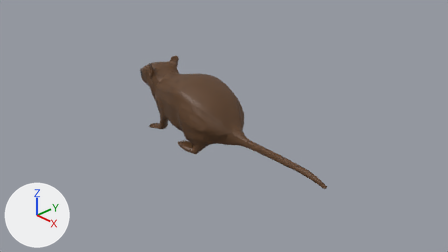
An edit to the Blender file rat/RAT.blend, drawn before and after from the same camera.
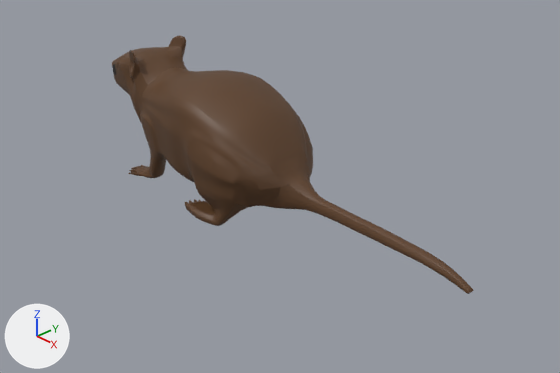
There are two pictures of each version: one from the file's camera 'Camera', one close up on the part from 18% to 83% of the width and 15% to 91% of the height. Arrows for +X, +Y and +Z are at lower left; the lights stay in place.

Script lines for the objects in view, before the commit:
```python
me_cube_001 = bpy.data.meshes.new('Cube.001')
me_cube_001.from_pydata(...)  # 938 vertices, 893 faces; spans x -0.33..3.76, y -0.69..0.0, z -2.47..0.24
me_cube_001.polygons.foreach_set('use_smooth', [True] * 893)
# faces by material slot: [889, 4]
me_cube_001.materials.append(mat_material_001)  # brown #5d3f25
me_cube_001.materials.append(mat_material_002)  # black #000000
ob_rat = bpy.data.objects.new('RAT', me_cube_001)
ob_rat.location = (-2.054, 0.0, 0.371)
ob_rat.rotation_euler = (0.0, -0.428, 0.0)  # degrees (0, -25, 0)
ob_rat.scale = (1.0, 0.874, 1.0)
_m = ob_rat.modifiers.new('Mirror', 'MIRROR')
_m.use_axis = (False, True, False)
_m.use_clip = True
_m = ob_rat.modifiers.new('Subdivision', 'SUBSURF')
_m.render_levels = 1
```
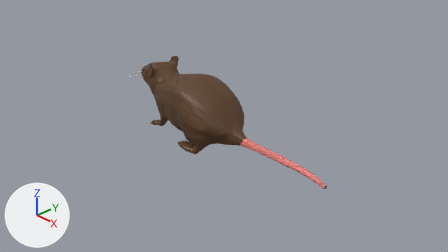
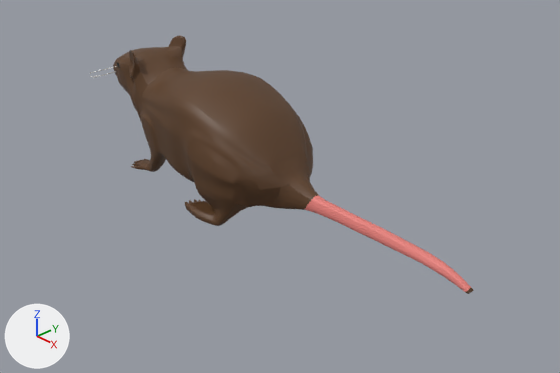
Scene script edits in JSON lines:
```json
{"op": "add", "block": "mat_material_003", "code": ["mat_material_003 = principled_material('Material.003')", "mat_material_003.base_color = (0.0, 0.0, 0.0)  # black #000000"]}
{"op": "add", "block": "mat_material_004", "code": ["mat_material_004 = principled_material('Material.004')", "mat_material_004.base_color = (0.8, 0.219, 0.198)  # pink #e7817b"]}
{"block": "me_cube_001", "where": "# used by ob_rat; location = (-2.054, 0.0, 0.371); rotation_euler = (0.0, -0.428, 0.0), in degrees (0, -25, 0); scale = (1.0, 0.874, 1.0)"}
{"op": "remove", "block": "me_cube_001", "code": "me_cube_001.from_pydata(...)  # 938 vertices, 893 faces; spans x -0.33..3.76, y -0.69..0.0, z -2.47..0.24"}
{"op": "remove", "block": "me_cube_001", "code": "me_cube_001.materials.append(mat_material_002)  # black #000000"}
{"op": "add", "block": "me_cube_001", "code": "me_cube_001.from_pydata(...)  # 951 vertices, 904 faces; spans x -0.33..3.76, y -0.69..0.0, z -2.47..0.24"}
{"block": "me_cube_001", "change": "me_cube_001 part 1"}
{"block": "me_cube_001", "change": "19 vertices are removed from x -0.29..0.0, y -0.28..0.0, z -1.07..0.14"}
{"block": "me_cube_001", "change": "58 faces are deleted"}
{"block": "me_cube_001", "change": "48 vertices in x -0.29..0.05, y -0.42..-0.17, z -1.11..-0.96 move by (0.08, 0.01, 0.06)"}
{"block": "me_cube_001", "change": "20 vertices in x -0.29..0.01, y -0.41..-0.17, z -1.03..-0.97 move by (0.08, 0.0, 0.06)"}
{"block": "me_cube_001", "change": "16 vertices in x -0.26..0.06, y -0.41..-0.17, z -1.1..-0.97 move by (0.07, 0.01, 0.06)"}
{"block": "me_cube_001", "change": "6 vertices in x -0.22..0.05, y -0.35..-0.17, z -1.08..-0.97 move by (0.07, 0.0, 0.06)"}
{"block": "me_cube_001", "change": "4 vertices in x -0.16..-0.08, y -0.2..-0.14, z -0.05..0.17 move by (0.0, 0.01, 0.0)"}
{"block": "me_cube_001", "change": "4 vertices in x 0.06..0.25, y -0.4..-0.17, z -1.07..-0.98 move by (0.07, 0.0, 0.1)"}
{"block": "me_cube_001", "change": "68 vertices move from x -0.33..0.26, y -0.42..0.0, z -1.11..0.16 to x -0.33..0.34, y -0.41..0.0, z -1.04..0.17"}
{"block": "me_cube_001", "change": "32 vertices are added at x -0.32..0.07, y -0.27..0.0, z -1.01..0.13"}
{"block": "me_cube_001", "change": "69 new faces join them, mat_material_001 (brown #5d3f25)"}
{"block": "me_cube_001", "change": "me_cube_001 part 2: 50 faces spanning x 2.04..3.76, y -0.08..0.0, z -2.47..-1.53 switch from mat_material_001 (brown #5d3f25) to mat_material_004 (pink #e7817b)"}
{"op": "add", "block": "me_cube_001", "code": "me_cube_001.materials.append(mat_material_003)  # black #000000"}
```

Where the change shows, as pixel boxes [x1, y1, x2, y2] in the close-ups (560 x 373 px; the box of a moved part takes in the faces that stretch with it):
```json
{"object": "RAT", "change": "reshaped", "before": [112, 35, 474, 294], "after": [113, 35, 474, 294]}
{"part": 1, "of": "me_cube_001", "change": "moved or reshaped", "before": [112, 58, 166, 178], "after": [113, 58, 166, 171]}
{"part": 2, "of": "me_cube_001", "change": "recoloured", "before": [305, 196, 471, 292], "after": [305, 196, 471, 292], "on screen": "brown to pink"}
```
